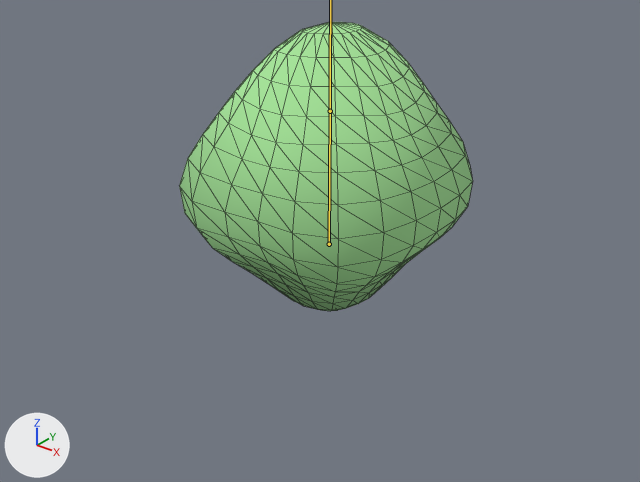
A saved change to the glTF model assets/models/blob.gltf.
The view is the same before and after, from a camera (50 mm lens) standing at (1.6, -2.05, 1.451) and looking at (0.029, -0.086, 0.233). The lights are fixed; the arrows at lower left show +X, +Y and +Z. The first picture is the older version. The bones that bend it are drawn over the model as lines. Mesh edges are drawn as thin lines.
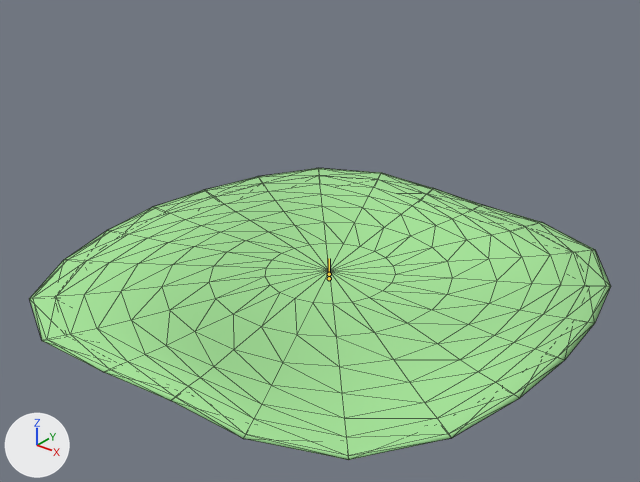
The newer file adds an action. The first version stands in its rest pose; the second is drawn at frame 20 of the action 'die'.

The change, as a diff of the scene's bpy script:
```diff
--- a/assets/models/blob.gltf.py
+++ b/assets/models/blob.gltf.py
@@ bone_base @@
 bone_base = bpy.data.objects['Armature'].pose.bones['base']
-bone_base.location = (0.0, 0.0, 0.0)
-bone_base.scale = (1.0, 1.0, 1.0)
+bone_base.location = (0.0, -0.127, 0.0)
+bone_base.scale = (1.69, 0.17, 1.69)
@@ bone_top @@
 bone_top = bpy.data.objects['Armature'].pose.bones['top']  # child of 'base'
-bone_top.location = (0.0, 0.0, 0.0)
-bone_top.scale = (1.0, 1.0, 1.0)
+bone_top.location = (0.0, -0.343, 0.0)
+bone_top.scale = (1.39, 0.26, 1.39)
```

What differs and where, as boxes [x1, y1, x2, y2] in the pictures (640 x 482 px):
'Mesh_0', posed (98% wider)
    before: [179, 22, 473, 311]
    after: [29, 168, 611, 460]
bone 'base', root to tip
    before: (329, 244) to (330, 111)
    after: (329, 278) to (329, 258)
